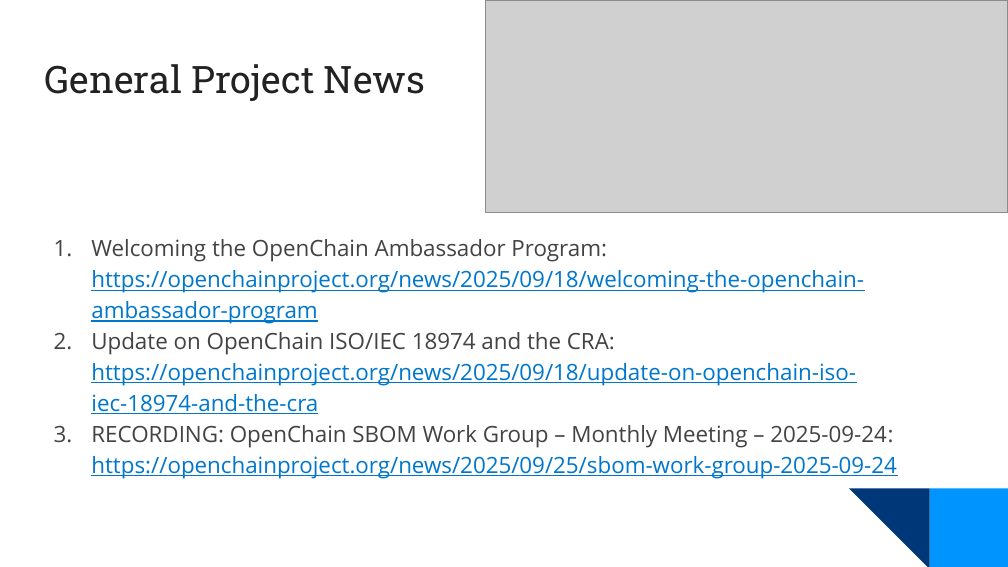
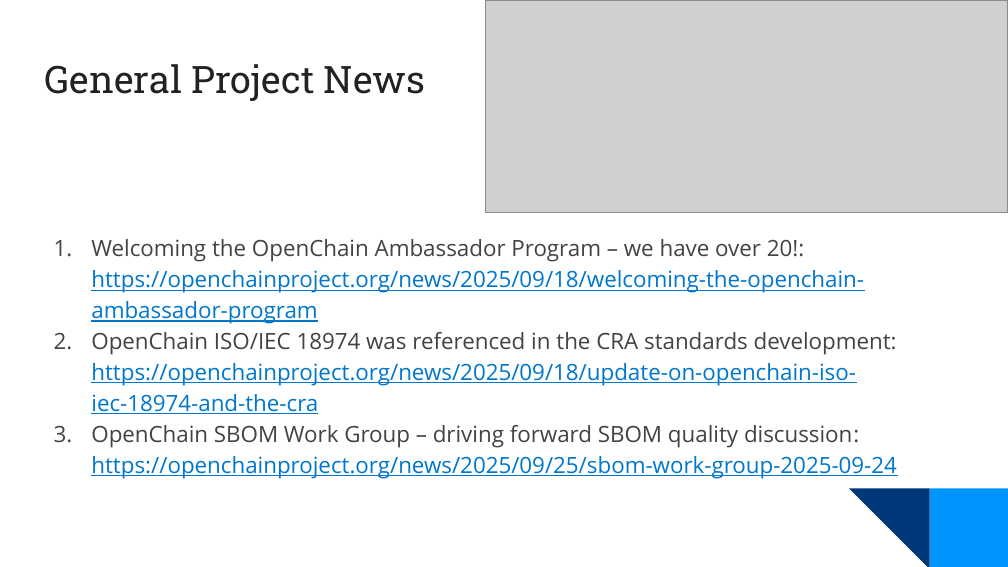
Before and after one commit to OpenChain-Project/Meeting-Slides, a slide deck: slide 5 of 2025/specification-education-monthly/2025-10-Europe-Asia.pptx. Drawn at 1008x567 pixels with LibreOffice and Linux fonts; fonts in the diff are those of the drawing; grey boxes stand for pictures; background and template pictures are left out. Boxes give left, top, right and bottom in pixels: in the first picture for what was removed or moved away, otherwise in the second. Text is boxed around its words. In the diff, an @@ line names an element or a change of style, - is before the commit and + after.

```diff
--- a/2025/specification-education-monthly/2025-10-Europe-Asia.pptx
+++ b/2025/specification-education-monthly/2025-10-Europe-Asia.pptx
@@ text at <box>91,239,897,478</box>: text changed @@
-1. Welcoming the OpenChain Ambassador Program:
-   https://openchainproject.org/news/2025/09/18/welcoming-the-openchain-ambassador-program
-2. Update on OpenChain ISO/IEC 18974 and the CRA:
-   https://openchainproject.org/news/2025/09/18/update-on-openchain-iso-iec-18974-and-the-cra
-3. RECORDING: OpenChain SBOM Work Group – Monthly Meeting – 2025-09-24:
-   https://openchainproject.org/news/2025/09/25/sbom-work-group-2025-09-24
+1. Welcoming the OpenChain Ambassador Program – we have over 20!:
+   https://openchainproject.org/news/2025/09/18/welcoming-the-openchain-ambassador-program
+2. OpenChain ISO/IEC 18974 was referenced in the CRA standards development:
+   https://openchainproject.org/news/2025/09/18/update-on-openchain-iso-iec-18974-and-the-cra
+3. OpenChain SBOM Work Group – driving forward SBOM quality discussion:
+   https://openchainproject.org/news/2025/09/25/sbom-work-group-2025-09-24
```
Also in this commit, not shown: 6 other slides changed, 1 slide removed, 1 other file.
